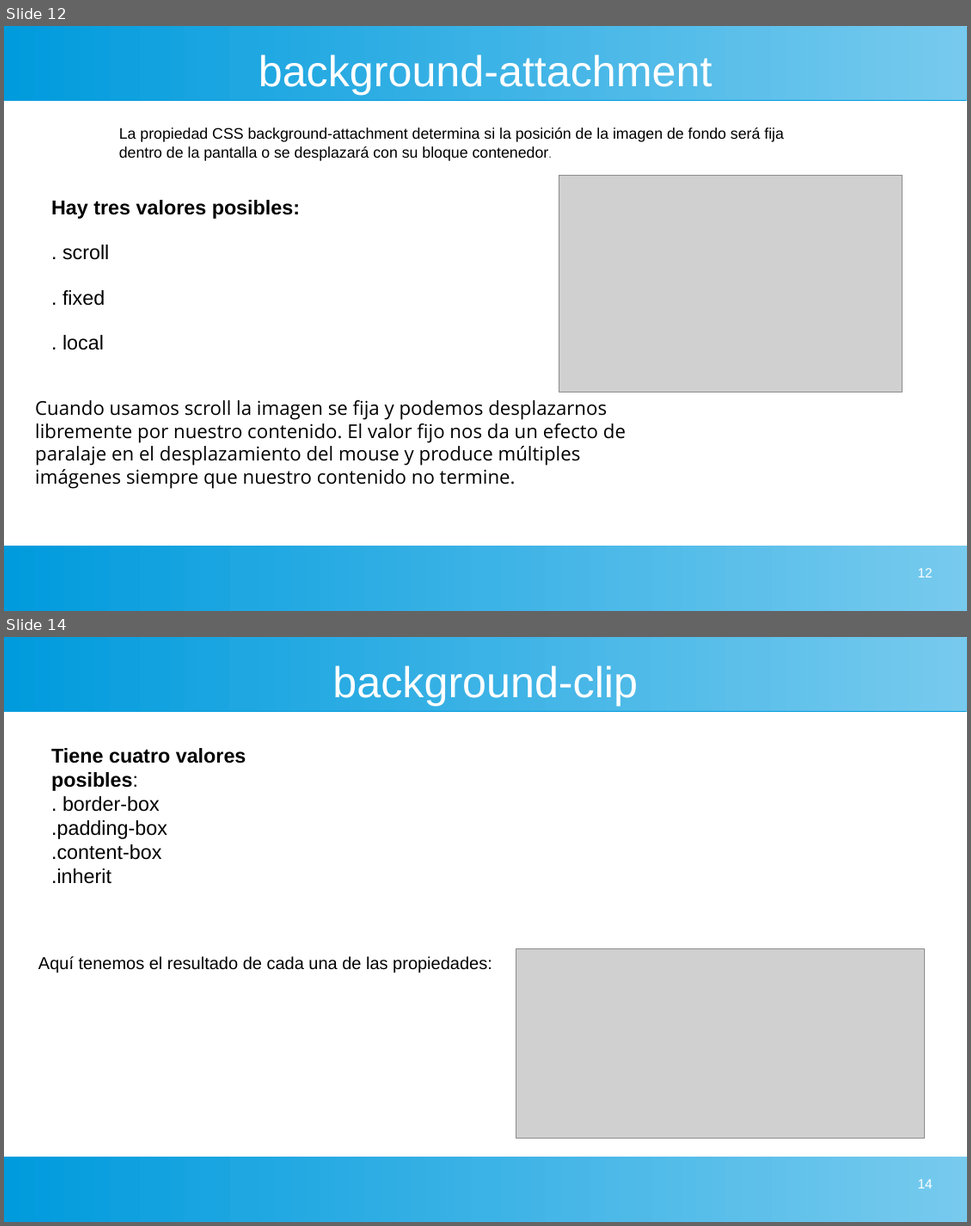
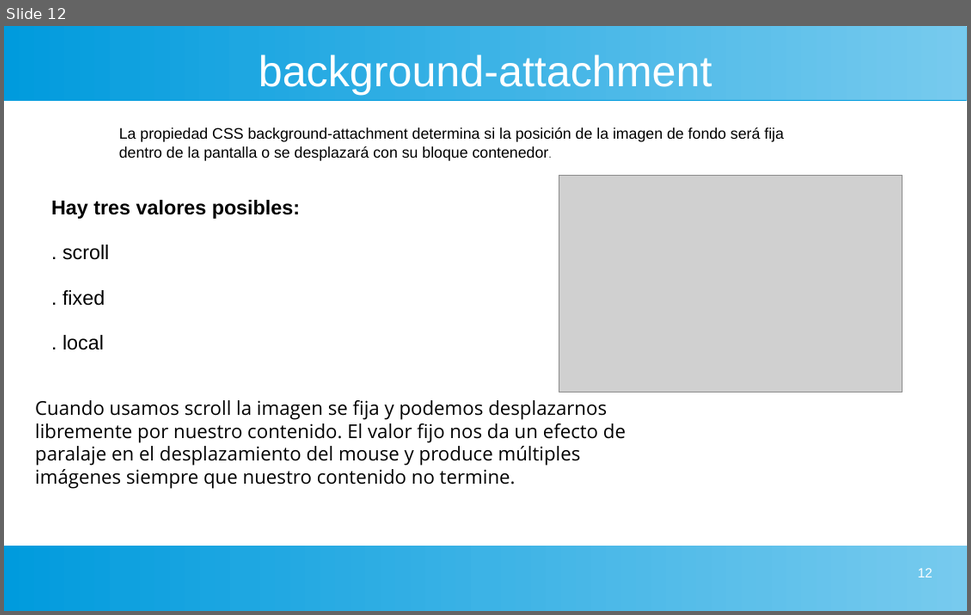
Before and after one commit to gaizkamg/HTML-CSS-Entregable, a slide deck: Presentacion/presentacion background.odp. Shown one above the other, each under a label of ours: slides 12 and 14 before the commit, slide 12 after it; the slides between them are not shown. The pictures are 971x1226 and 971x615 pixels, drawn with LibreOffice and Linux fonts; fonts in the diff are those of the drawing; grey boxes stand for pictures. Boxes give left, top, right and bottom in pixels: in the first picture for what was removed or moved away, otherwise in the second. Text is boxed around its words. In the diff, an @@ line names an element or a change of style, - is before the commit and + after.

Commit message:
presentacion background

```diff
--- a/Presentacion/presentacion background.odp
+++ b/Presentacion/presentacion background.odp
@@ slide 14 removed at bbox=[4, 637, 967, 1222], background #FFFFFF; not listed: 2 template elements that a slide beside it also shows @@
@@ title removed at bbox=[333, 665, 638, 706] @@
-background-clip
@@ text removed at bbox=[51, 748, 247, 884] @@
-Tiene cuatro valores posibles:
-. border-box
-.padding-box
-.content-box
-.inherit
@@ text removed at bbox=[38, 956, 492, 972] @@
-Aquí tenemos el resultado de cada una de las propiedades:
@@ picture removed at bbox=[516, 948, 924, 1138] @@
@@ page number removed at bbox=[918, 1179, 933, 1188] @@
-14
```
Also in this commit, not shown: 2 slides changed, 1 slide added, 3 other slides removed.
